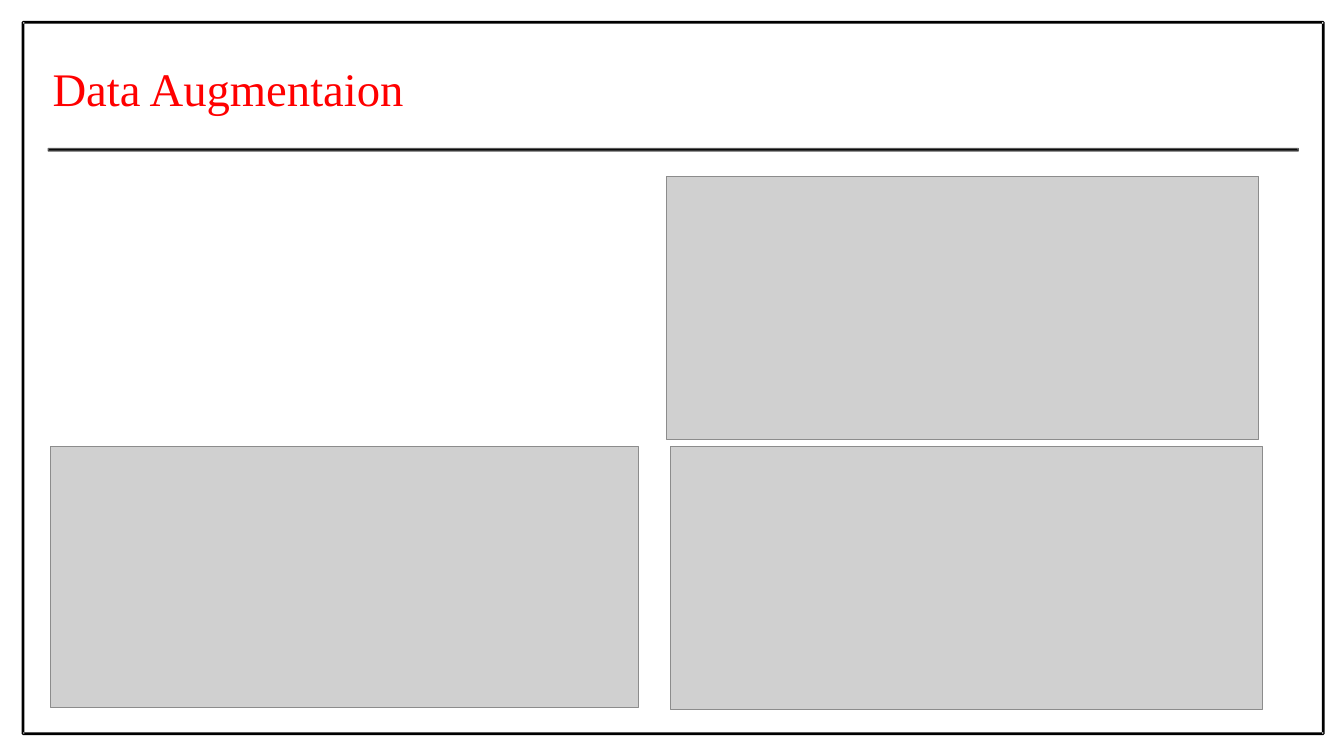
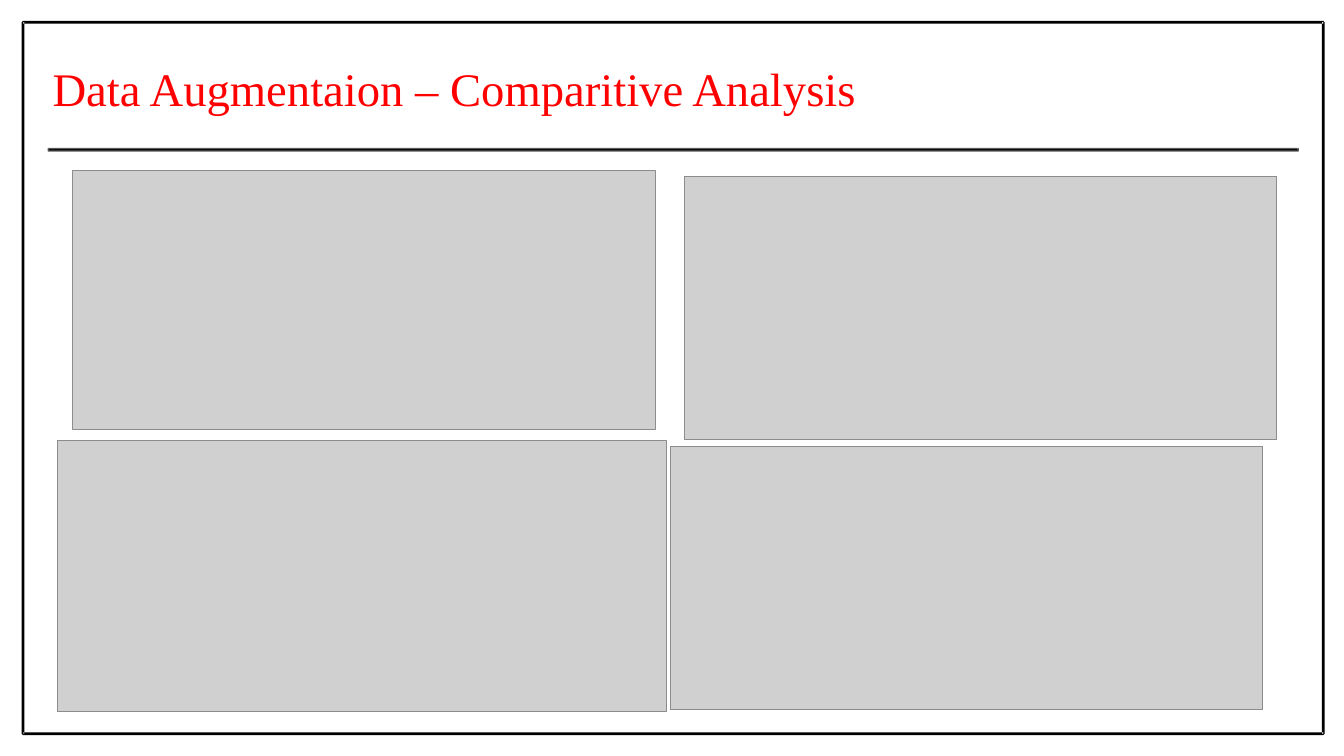
Before and after one commit to Prithiv-vijai/5g_MEC, a slide deck: slide 19 of Batch_4 IT-G2.pptx (slide 20 before the commit). Drawn at 1344x756 pixels with LibreOffice and Linux fonts; fonts in the diff are those of the drawing; grey boxes stand for pictures. Boxes give left, top, right and bottom in pixels: in the first picture for what was removed or moved away, otherwise in the second. Text is boxed around its words. In the diff, an @@ line names an element or a change of style, - is before the commit and + after.

```diff
--- a/Batch_4 IT-G2.pptx
+++ b/Batch_4 IT-G2.pptx
@@ text at (53, 73, 855, 116): text changed @@
-Data Augmentaion
+Data Augmentaion – Comparitive Analysis
@@ picture added at (73, 171, 655, 429) @@
@@ picture: place and size @@
-picture at (667, 176, 1259, 439)
+picture at (685, 176, 1277, 439)
@@ picture: place and size @@
-picture at (50, 446, 638, 708)
+picture at (58, 440, 667, 711)
```
Also in this commit, not shown: 7 other slides changed, 1 slide removed, 2 other files.
